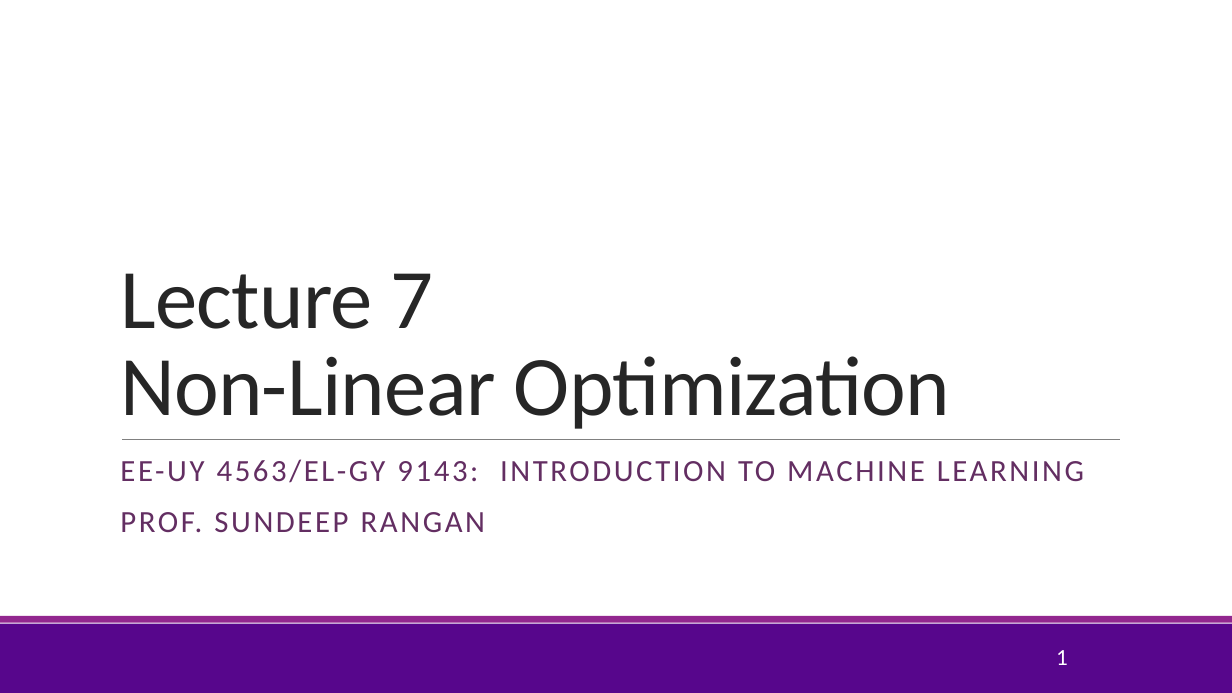
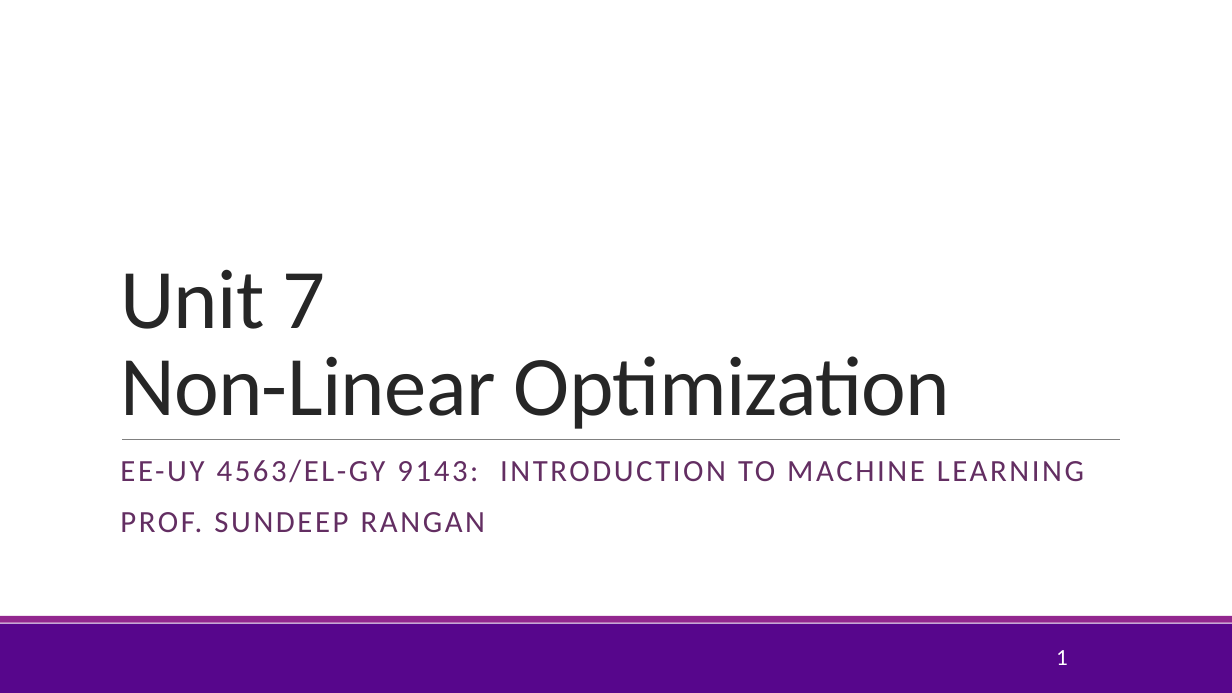
Before and after one commit to sdrangan/introml, a slide deck: slide 1 of lectures/Lect07_Optim.pptx. Drawn at 1232x693 pixels with LibreOffice and Linux fonts; fonts in the diff are those of the drawing; background and template pictures are left out. Boxes give left, top, right and bottom in pixels: in the first picture for what was removed or moved away, otherwise in the second. Text is boxed around its words. In the diff, an @@ line names an element or a change of style, - is before the commit and + after.

Commit message:
Added videos for the optimizer unit Modified the scaling in the logistic unit

```diff
--- a/lectures/Lect07_Optim.pptx
+++ b/lectures/Lect07_Optim.pptx
@@ title at box(120, 269, 951, 429): text changed @@
-Lecture 7
-Non-Linear Optimization
+Unit 7
+Non-Linear Optimization
```
Also in this commit, not shown: 7 other slides changed, 2 slides added, 3 other files.
